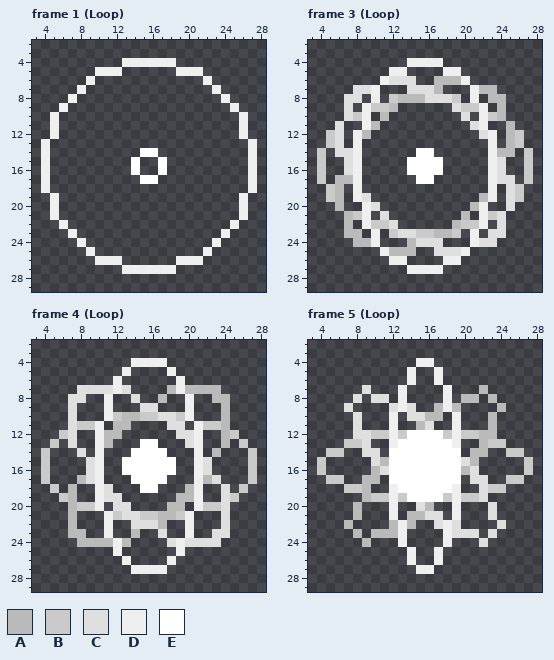
Pixel-art file -- Sprites/Map_Parts/MP-12-warp-spot.aseprite. The picture above is the old version.
32x32 pixels, 8 frames. Shown: frame 1 (Loop): x 3..28, y 2..29; frame 3 (Loop): x 3..28, y 2..29; frame 4 (Loop): x 3..28, y 2..29; frame 5 (Loop): x 3..28, y 2..29. The commit also changed other frames, which this record leaves out.
Visible layers, top first: "Layer 2", "Layer 1", "Layer 1 -45", "Layer 1 45", "Layer 1 90".
Palette (. is transparent): A #bababa  B #cacaca  C #dfdfdf  D #efefef  E #ffffff
Pixels before, frame 1 (Loop), first column x 4:
 4 .........DDDDDD.........
 5 ......DDD......DDD......
 6 .....D............D.....
 7 ....D..............D....
 8 ...D................D...
 9 ..D..................D..
10 .D....................D.
11 .D....................D.
12 .D....................D.
13 D......................D
14 D..........EE..........D
15 D.........E..E.........D
16 D.........E..E.........D
17 D..........EE..........D
18 D......................D
19 .D....................D.
20 .D....................D.
21 .D....................D.
22 ..D..................D..
23 ...D................D...
24 ....D..............D....
25 .....D............D.....
26 ......DDD......DDD......
27 .........DDDDDD.........
Pixels before, frame 3 (Loop), first column x 4:
 4 ..........DDDD..........
 5 ........DD....DD........
 6 .......DCCC..AAAD.......
 7 ....CCD...CCCA...DAA....
 8 ...CC.D.BAAACCCB.D.AA...
 9 ...C.DBBA......CBBD.A...
10 ...CBD.A........C.DBA...
11 ..C..DA..........CD..A..
12 .BC.DA............CD.AB.
13 .BC.D..............D.AB.
14 B.CCD......EE......DAA.B
15 B..CD.....EEEE.....DC..B
16 B..CD.....EEEE.....DC..B
17 B.AAD......EE......DCC.B
18 .BA.D..............D.CB.
19 .BA.DC............AD.CB.
20 ..A..DC..........AD..C..
21 ...ABD.C........A.DBC...
22 ...A.DBBC......ABBD.C...
23 ...AA.D.BCCBBAAB.D.CC...
24 ....AAD...ACCC...DCC....
25 .......DAAA..CCCD.......
26 ........DD....DD........
27 ..........DDDD..........
Pixels before, frame 4 (Loop), first column x 4:
 4 ..........DDDD..........
 5 .........D....D.........
 6 ........D......D........
 7 ....CCCCDC....ADAAAA....
 8 ...CC..D..C..A..D..AA...
 9 ...C...D...CC...D...A...
10 ...C...DBAABBCCBD...A...
11 ...CBBD.AA....CC.DBBA...
12 ..BC..DAA......CCD..AB..
13 .B.C..DA...EE...CD..A.B.
14 B...C.D...EEEE...D.A...B
15 B....CD..EEEEEE..DC....B
16 B....CD..EEEEEE..DC....B
17 B...ACD...EEEE...DAC...B
18 .B.A..DC...EE...AD..C.B.
19 ..BA..DCC......AAD..CB..
20 ...ABBD.CC....AA.DBBC...
21 ...A...DBCCBBAABD...C...
22 ...A...D..CCCA..D...C...
23 ...AA..D..A..C..D..CC...
24 ....AAAADA....CDCCCC....
25 ........D......D........
26 .........D....D.........
27 ..........DDDD..........
Pixels before, frame 5 (Loop), first column x 4:
 4 ...........DD...........
 5 ..........D..D..........
 6 ..........D..D..........
 7 .....C...D....D...A.....
 8 ....C.CC.D....D.AA.A....
 9 ...C....CDC..ADA....A...
10 ....C...D.CCAA.D...A....
11 ....C...D..AC..D...A....
12 ....CCBBDBEEEEBDBBAA....
13 ...BBC..DEEEEEED..ABB...
14 .BB..CC.EEEEEEEE.AA..BB.
15 B.....CAEEEEEEEECA.....B
16 B.....ACEEEEEEEEAC.....B
17 .BB..AA.EEEEEEEE.CC..BB.
18 ...BBA..DEEEEEED..CBB...
19 .....ABBDBEEEEBDBBC.....
20 ....A...D..CA..D...C....
21 ....A...D.AACC.D...C....
22 ...A....ADA..CDC....C...
23 ....A.AAAD....DCCC.C....
24 .....A...D....D...C.....
25 ..........D..D..........
26 ..........D..D..........
27 ...........DD...........
The result:
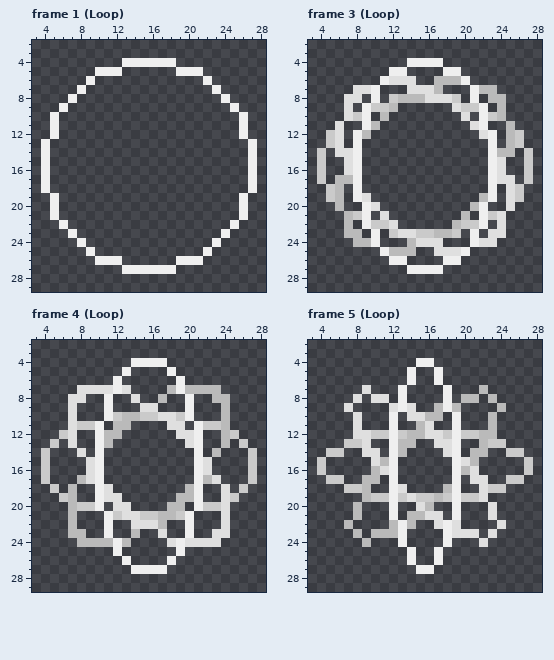
Changes in this commit:
layer "Layer 2" now hidden
Frame 1 (Loop):
Colour E is removed in row 14 at x 15 to 16; in rows 15 to 16 at x 14 and 17; in row 17 at x 15 to 16.
Frame 3 (Loop):
Colour E is removed in row 14 at x 15 to 16; in rows 15 to 16 at x 14 to 17; in row 17 at x 15 to 16.
Frame 4 (Loop):
Colour E is removed in row 13 at x 15 to 16; in row 14 at x 14 to 17; in rows 15 to 16 at x 13 to 18; in row 17 at x 14 to 17; in row 18 at x 15 to 16.
Frame 5 (Loop):
The author changed colour E to colour A in row 12 at x 14 to 15; in row 13 at x 13 to 14; in row 14 at x 13; in row 18 at x 18; in row 19 at x 17.
The author changed colour E to colour B in row 19 at x 15 to 16.
The author changed colour E to colour C in row 12 at x 16 to 17; in row 13 at x 17 to 18; in row 14 at x 18; in row 18 at x 13; in row 19 at x 14.
The author changed colour E to colour D in rows 14 to 17 at x 12 and 19.
Colour E is removed in row 13 at x 15 to 16; in row 14 at x 14 to 17; in rows 15 to 17 at x 13 to 18; in row 18 at x 14 to 17.
Where, in picture pixels (left, top, right, bottom), the same in both pictures:
erased: (131, 148, 167, 184)
erased: (407, 148, 443, 184)
erased: (122, 439, 176, 493)
changed: (389, 430, 461, 502)
